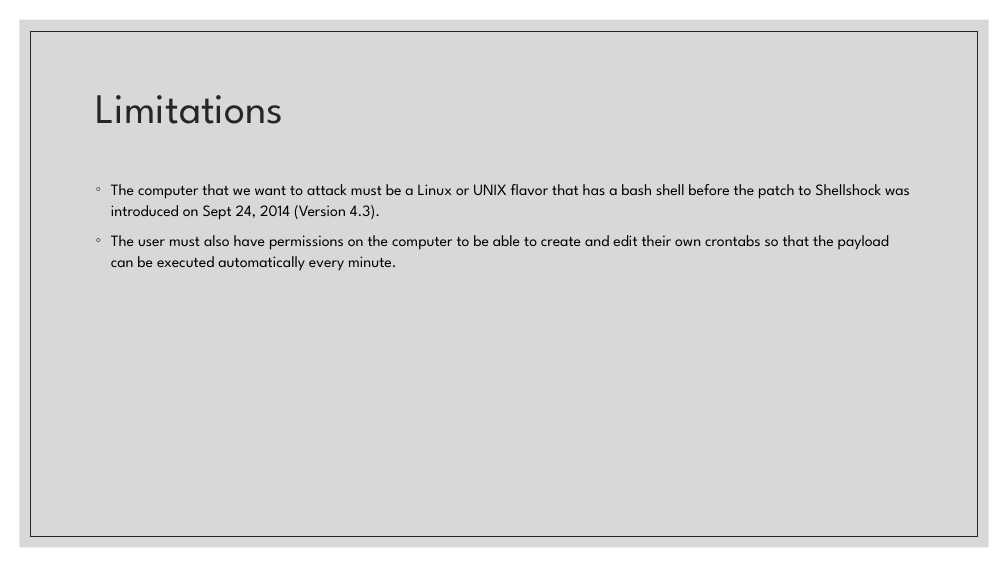
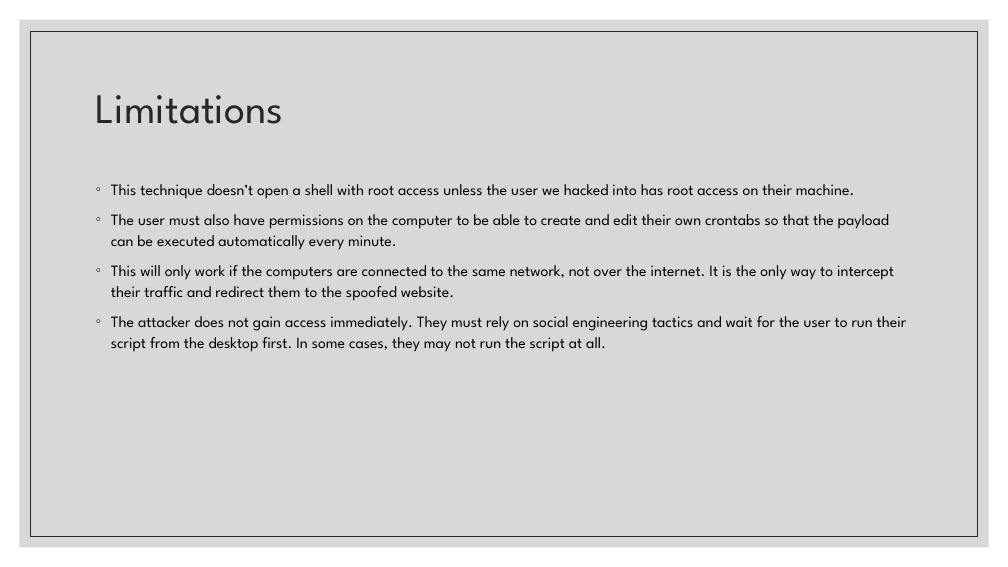
Before and after one commit to JulianKeller/cs425-backdoor, a slide deck: slide 13 of Documents/Remote_attacks_and_backdoors.pptx. Drawn at 1008x567 pixels with LibreOffice and Linux fonts; fonts in the diff are those of the drawing. Boxes give left, top, right and bottom in pixels: in the first picture for what was removed or moved away, otherwise in the second. Text is boxed around its words. In the diff, an @@ line names an element or a change of style, - is before the commit and + after.

```diff
--- a/Documents/Remote_attacks_and_backdoors.pptx
+++ b/Documents/Remote_attacks_and_backdoors.pptx
@@ text at (111, 184, 855, 199): text changed @@
-◦ The computer that we want to attack must be a Linux or UNIX flavor that has a bash shell before the patch to Shellshock was introduced on Sept 24, 2014 (Version 4.3).
+◦ This technique doesn’t open a shell with root access unless the user we hacked into has root access on their machine.
@@ text at (111, 265, 907, 352): paragraphs added @@
+◦ This will only work if the computers are connected to the same network, not over the internet. It is the only way to intercept their traffic and redirect them to the spoofed website.
+◦ The attacker does not gain access immediately. They must rely on social engineering tactics and wait for the user to run their script from the desktop first. In some cases, they may not run the script at all.
```
Also in this commit, not shown: 8 other slides changed.
